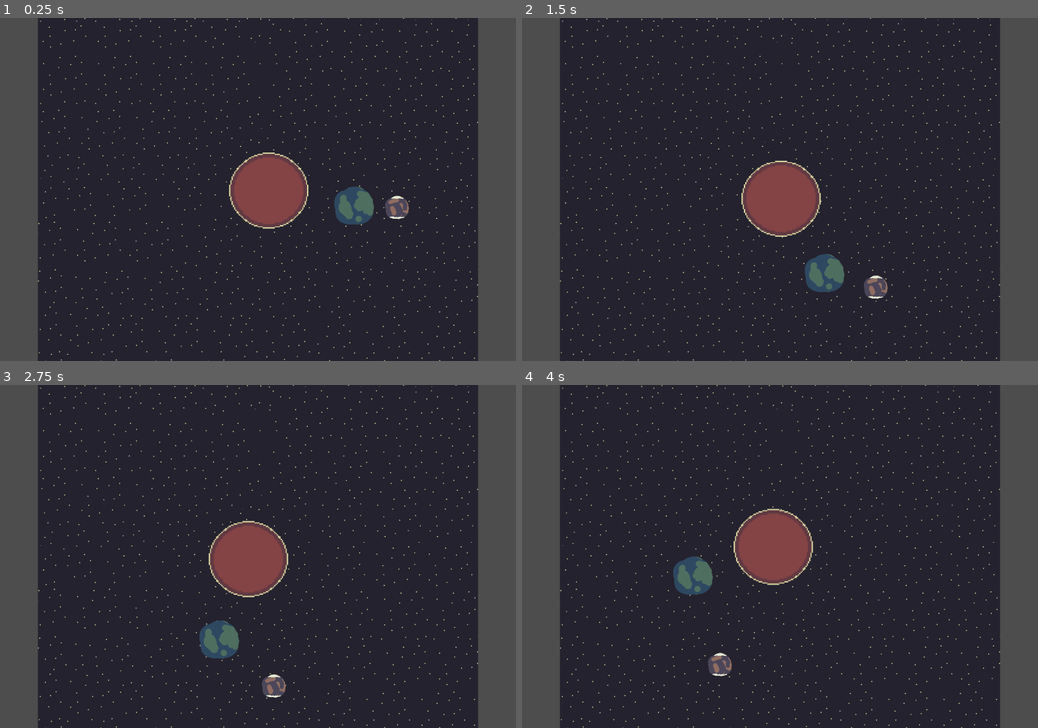
Above: before the commit, frames 1-4 (two rows, left to right).
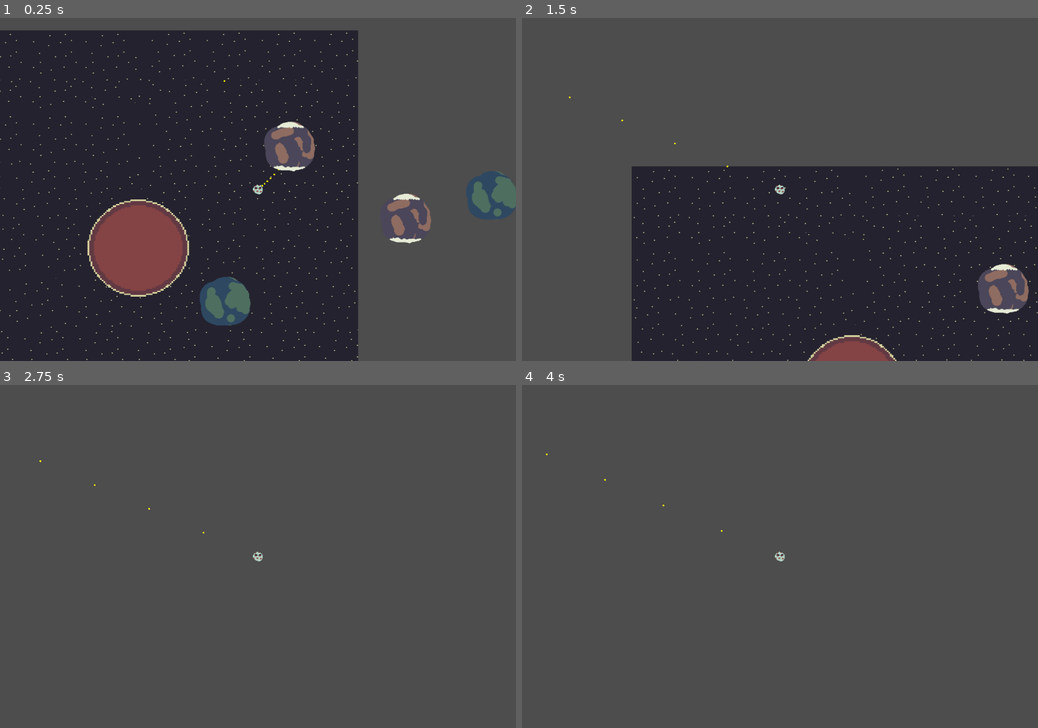
Above: after the commit, the same moments.

Repository: emilnorsker/roided_asteroid
Game: Godot game, scene res://solar_system.tscn
The game is run twice, just before and just after one commit, with the same random seed, the same clock (stepped at 60 frames per second) and the same inputs.
Inputs:
- Up to frame 1 (0.25 s): no input
- Up to frame 2 (1.5 s): hold Space (space, bound only after the commit) 0.53-1.28 s; tap Space (space, bound only after the commit) at 1.35 s
- Up to frame 3 (2.75 s): hold Space (space, bound only after the commit) from 2.03 s (still down)
- Up to frame 4 (4 s): release Space (space, bound only after the commit) at 2.78 s; tap Space (space, bound only after the commit) at 2.85 s; hold Space (space, bound only after the commit) from 3.53 s (still down)

The runs differ from the first frame. In frame 1, 44% of the frame differs, in the area x 0-100%, y 0-100%; in frame 2, 54%; in frame 3, 84%, in the area x 7-93%, y 0-100%; in frame 4, 84%.

Commit message:
rewrite grav system

Diff:
--- a/planet.gd
+++ b/planet.gd
@@ -1,39 +1,35 @@
 extends Node2D
 
-@export var orbit_radius: float = 300.0
-@export var orbit_speed: float = 1.0         # radians/sec
-@export var planet_radius: float = 32.0
-@export var soi_radius: float = 200.0
-@export var orbit_center: Node2D           # The Sun (or other body)
-@export var gravity: float = 1.0
-@export var gravity_prio: int = 1
-@export var is_destructible: bool = false
+# -----------------------------------------------------------------------------
+# Minimal arcade-orbit body.
+# The planet moves under the gravitational pull of a fixed centre at (0,0)
+# (the SolarSystem node’s origin). SolarSystem sets the initial `vel`.
+# No exported vars – all numbers live in code for leaner runtime.
+# -----------------------------------------------------------------------------
 
-var angle := 0.0
+const MU_SUN: float = 5.0e4   # Gravitational parameter of the sun (tune once)
 
-func _ready():
-	var tex = $Sprite2D.texture
-	if tex:
-		var texture_size = tex.get_size().x  # assumes square texture
-		var scale_factor = planet_radius / (texture_size / 2.0)  # match radius to texture's *visual* radius
-		$Sprite2D.scale = Vector2.ONE * scale_factor
-	else:
-		push_warning("No texture set on Sprite2D!")
+# Radius that counts as this planet’s sphere-of-influence.
+# Used by the player script to decide capture.
+var soi_radius: float = 80000.0
 
-	# Set SOI size
-	var shape = $Area2D.get_node("CollisionShape2D").shape
-	if shape is CircleShape2D:
-		shape.radius = soi_radius
+# Mass parameter used by the player’s weak-gravity pull.
+# Keep as simple scalar; doesn’t need to be physically correct.
+var gravity: float = 800_000.0
 
+# Whether the player can snap into spring orbit around this body
+var allow_capture: bool = true
 
+# Current velocity (set by the spawner)
+var vel: Vector2 = Vector2.ZERO
 
-func _process(delta):
-	angle += orbit_speed * delta
+func _physics_process(dt: float) -> void:
+	# Two-body acceleration toward origin
+	var r: Vector2 = global_position
+	var dist_sq: float = max(1.0, r.length_squared())
+	var acc: Vector2 = -MU_SUN * r / pow(dist_sq, 1.5)
+	# clamp max acceleration to 1000
+	acc = acc.clamp(Vector2(-1000.0, -1000.0), Vector2(1000.0, 1000.0))
 
-	if orbit_center:
-		var center = orbit_center.global_position
-		global_position = center + Vector2(orbit_radius, 0).rotated(angle)
-
-func _on_Area2D_body_entered(body):
-	if body.name == "Player":
-		body.gravity_source = self  # Set planet as gravity source
+	vel += acc * dt
+	global_position += vel * dt
--- /dev/null
+++ b/player.gd
@@ -0,0 +1,50 @@
+extends CharacterBody2D
+
+# --- Designer knobs ---------------------------------------------------------
+@export var show_debug_path: bool = true
+
+# Preview
+const BOOST_IMPULSE: float = 50.0
+const GRAV_SCALE: float = 2.0	# global tuning knob
+
+const PRED_TIME: float = 3.0
+const PRED_STEPS: int = 30
+
+# --- Runtime state ----------------------------------------------------------
+var planets: Array = []		# injected by solar_system.gd
+var lin_vel: Vector2 = Vector2.ZERO
+
+
+func _unhandled_input(ev):
+	if ev.is_action_pressed("space") and lin_vel.length() > 0.0:
+		lin_vel += lin_vel.normalized() * BOOST_IMPULSE
+
+func _physics_process(dt: float) -> void:
+	lin_vel += _gravity_accel_at(global_position) * dt
+	global_position += lin_vel * dt
+
+	if show_debug_path:
+		queue_redraw()
+
+# ------------------------------------------------------------------
+func _gravity_accel_at(pos: Vector2) -> Vector2:
+	var g: Vector2 = Vector2.ZERO
+	for p in planets:
+		var to_p: Vector2 = p.global_position - pos
+		var dist_sq: float = max(1.0, to_p.length_squared())
+		g += to_p.normalized() * (p.gravity / dist_sq) * GRAV_SCALE
+	return g
+
+# ------------------------------------------------------------------
+func _draw():
+	if !show_debug_path:
+		return
+	var sim_pos: Vector2 = global_position
+	var sim_vel: Vector2 = lin_vel
+	var dt: float = PRED_TIME / PRED_STEPS
+
+	var dot_r: float = 2.0
+	for i in range(PRED_STEPS):
+		sim_vel += _gravity_accel_at(sim_pos) * dt
+		sim_pos += sim_vel * dt
+		draw_circle(to_local(sim_pos), dot_r, Color.YELLOW)
--- a/project.godot
+++ b/project.godot
@@ -11,7 +11,7 @@
 [application]
 
 config/name="Roided Asteroid"
-run/main_scene="uid://4um7yrybrgkj"
+run/main_scene="uid://pp4oek53g8bc"
 config/features=PackedStringArray("4.4", "Forward Plus")
 config/icon="res://icon.svg"
 
@@ -23,3 +23,11 @@
 [editor_plugins]
 
 enabled=PackedStringArray("res://addons/AsepriteWizard/plugin.cfg")
+
+[input]
+
+space={
+"deadzone": 0.2,
+"events": [Object(InputEventKey,"resource_local_to_scene":false,"resource_name":"","device":-1,"window_id":0,"alt_pressed":false,"shift_pressed":false,"ctrl_pressed":false,"meta_pressed":false,"pressed":false,"keycode":0,"physical_keycode":32,"key_label":0,"unicode":32,"location":0,"echo":false,"script":null)
+]
+}
--- a/solar_system.gd
+++ b/solar_system.gd
@@ -1,33 +1,46 @@
 extends Node2D
 
-@onready var sun = $Sun
-var planet_scene = preload("res://Planet.tscn")
+const MU_SUN: float = 5.0e4
+
+var planet_scene = preload("res://planet.tscn")
+var planets: Array = []
 
 func _ready():
-	var tex_sun = preload("res://assets/sun.png")
-	var tex_planet_1 = preload("res://assets/earth.png")
-	var tex_planet_2 = preload("res://assets/not_earth.png")
+	# Spawn sun as a planet at the origin (stationary)
+	var sun = _spawn_planet(0.0, "res://assets/sun.png")
+	sun.vel = Vector2.ZERO
+	sun.soi_radius = 80000.0
+	sun.gravity = 80000.0
 
-	# Positional argument calls:
-	sun = create_planet(25.0, 1.0, 100.0, 150.0, 1, tex_sun, null, false)
-	create_planet(200.0, 0.7, 50.0, 100.0, 2, tex_planet_1, sun, false)
-	create_planet(300.0, 0.5, 30.0, 200.0, 2, tex_planet_2, sun, false)
+	# radius (px) and texture path pairs for regular planets
+	var defs = [
+		{"r": 200.0, "tex": "res://assets/earth.png"},
+		{"r": 620.0, "tex": "res://assets/not_earth.png"},
+		{"r": 350.0, "tex": "res://assets/not_earth.png"},
+		{"r": 820.0, "tex": "res://assets/earth.png"},
+		{"r": 950.0, "tex": "res://assets/not_earth.png"},
+	]
 
+	for d in defs:
+		#pass
+		_spawn_planet(d.r, d.tex)
+	# hand the list to the player for gravity / capture tests
+	var player = $Player
+	player.planets = planets
 
+func _spawn_planet(radius: float, tex_path: String):
+	var planet = planet_scene.instantiate()
+	var pos_x = 1 if randf() > 0.5 else -1
+	var pos_y = 1 if randf() > 0.5 else -1
+	planet.global_position = Vector2(radius * pos_x, radius* randf() * pos_y)
 
-func create_planet(orbit_radius: float, orbit_speed: float, planet_radius: float, soi_radius: float, grav_prio: int, texture: Texture2D, grav_center=null, desctuctible=false):
-	var planet = planet_scene.instantiate()
+	var speed: float = 25_0000
+	if radius > 0.0:
+		speed = sqrt(MU_SUN / radius)
+	planet.vel = Vector2(0, speed)  # tangent +Y
 
-	planet.orbit_radius = orbit_radius
-	planet.orbit_speed = orbit_speed
-	planet.planet_radius = planet_radius
-	planet.soi_radius = soi_radius
-	if (grav_center != null):
-		planet.orbit_center = grav_center
-	else:
-		planet.orbit_center =  self
-	planet.gravity_prio = grav_prio
-	planet.is_destructible = desctuctible
-	planet.get_node("Sprite2D").texture = texture
+	planet.get_node("Sprite2D").texture = load(tex_path)
+
+	planets.append(planet)
 	add_child(planet)
 	return planet
--- a/solar_system.tscn
+++ b/solar_system.tscn
@@ -1,7 +1,9 @@
-[gd_scene load_steps=3 format=3 uid="uid://4um7yrybrgkj"]
+[gd_scene load_steps=5 format=3 uid="uid://pp4oek53g8bc"]
 
 [ext_resource type="Script" uid="uid://ckv343qvswke3" path="res://solar_system.gd" id="1_hp4wh"]
 [ext_resource type="Texture2D" uid="uid://bpi8vbwcib4w6" path="res://assets/background.png" id="2_tfb7d"]
+[ext_resource type="Script" uid="uid://c18fybvvb02v8" path="res://player.gd" id="3_tfb7d"]
+[ext_resource type="Texture2D" uid="uid://cb5bc67f1n1ek" path="res://assets/asteroid.png" id="4_auk15"]
 
 [node name="SolarSystem" type="Node2D"]
 script = ExtResource("1_hp4wh")
@@ -10,5 +12,11 @@
 texture = ExtResource("2_tfb7d")
 
 [node name="Player" type="CharacterBody2D" parent="."]
+position = Vector2(277, -139)
+script = ExtResource("3_tfb7d")
 
 [node name="Camera2D" type="Camera2D" parent="Player"]
+
+[node name="Sprite2D" type="Sprite2D" parent="Player"]
+scale = Vector2(0.401227, 0.367309)
+texture = ExtResource("4_auk15")
Binary file changed: assets/asteroid.png
Not shown, changed: assets/asteroid.png.import
Not shown, changed: assets/satelite_1.png.import
Not shown, changed: assets/sun.png.import
Not shown: 1 places in planet.tscn that only renumber resources
Not shown, added: player.gd.uid
